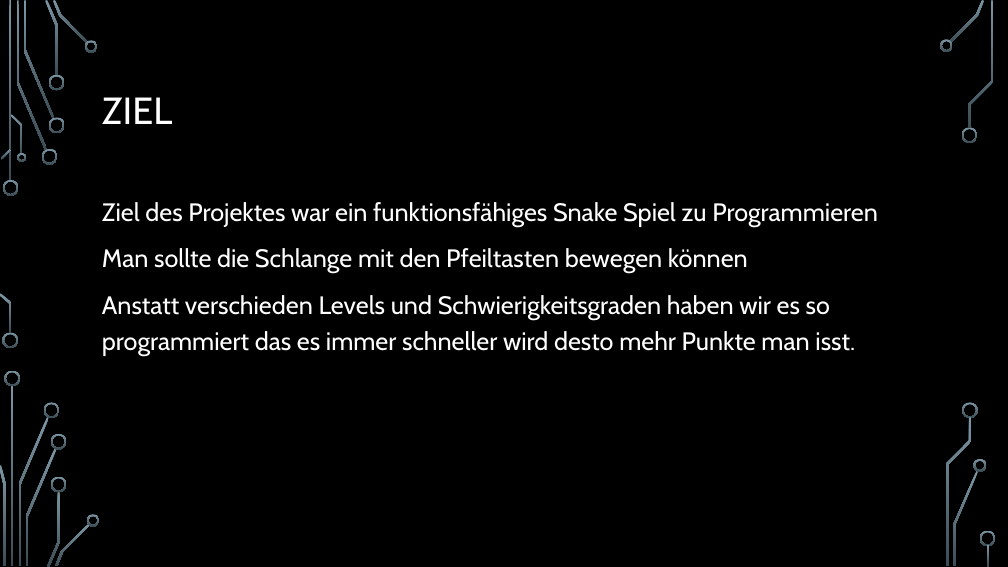
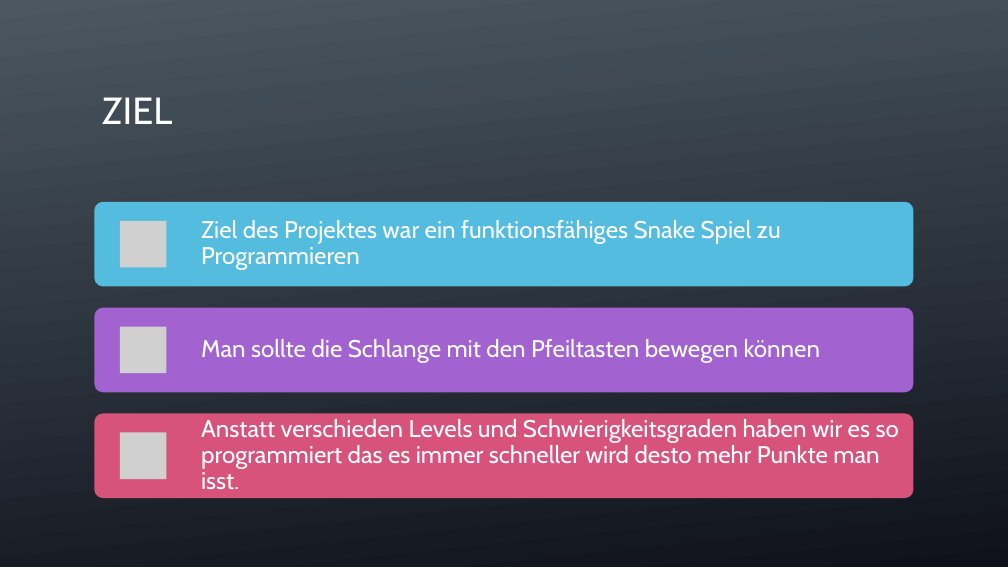
Before and after one commit to GianLuca3000/Projekt-Snake, a slide deck: slide 2 of Projekt m419.pptx. Drawn at 1008x567 pixels with LibreOffice and Linux fonts; fonts in the diff are those of the drawing; grey boxes stand for pictures; background and template pictures are left out. Boxes give left, top, right and bottom in pixels: in the first picture for what was removed or moved away, otherwise in the second. Text is boxed around its words. In the diff, an @@ line names an element or a change of style, - is before the commit and + after.

```diff
--- a/Projekt m419.pptx
+++ b/Projekt m419.pptx
@@ rectangle added at (0,0,1008,567), fill gradient #4C5963 to #10131B @@
@@ text removed at (102,202,878,357) @@
-Ziel des Projektes war ein funktionsfähiges Snake Spiel zu Programmieren
-Man sollte die Schlange mit den Pfeiltasten bewegen können
-Anstatt verschieden Levels und Schwierigkeitsgraden haben wir es so programmiert das es immer schneller wird desto mehr Punkte man isst.
@@ group added at (95,202,913,498): 3 rounded rectangles, 3 pictures, 3 texts @@
+Ziel des Projektes war ein funktionsfähiges Snake Spiel zu Programmieren
+Man sollte die Schlange mit den Pfeiltasten bewegen können
+Anstatt verschieden Levels und Schwierigkeitsgraden haben wir es so programmiert das es immer schneller wird desto mehr Punkte man isst.
```
Also in this commit, not shown: 10 other slides changed, 1 slide added, 2 slides removed.
